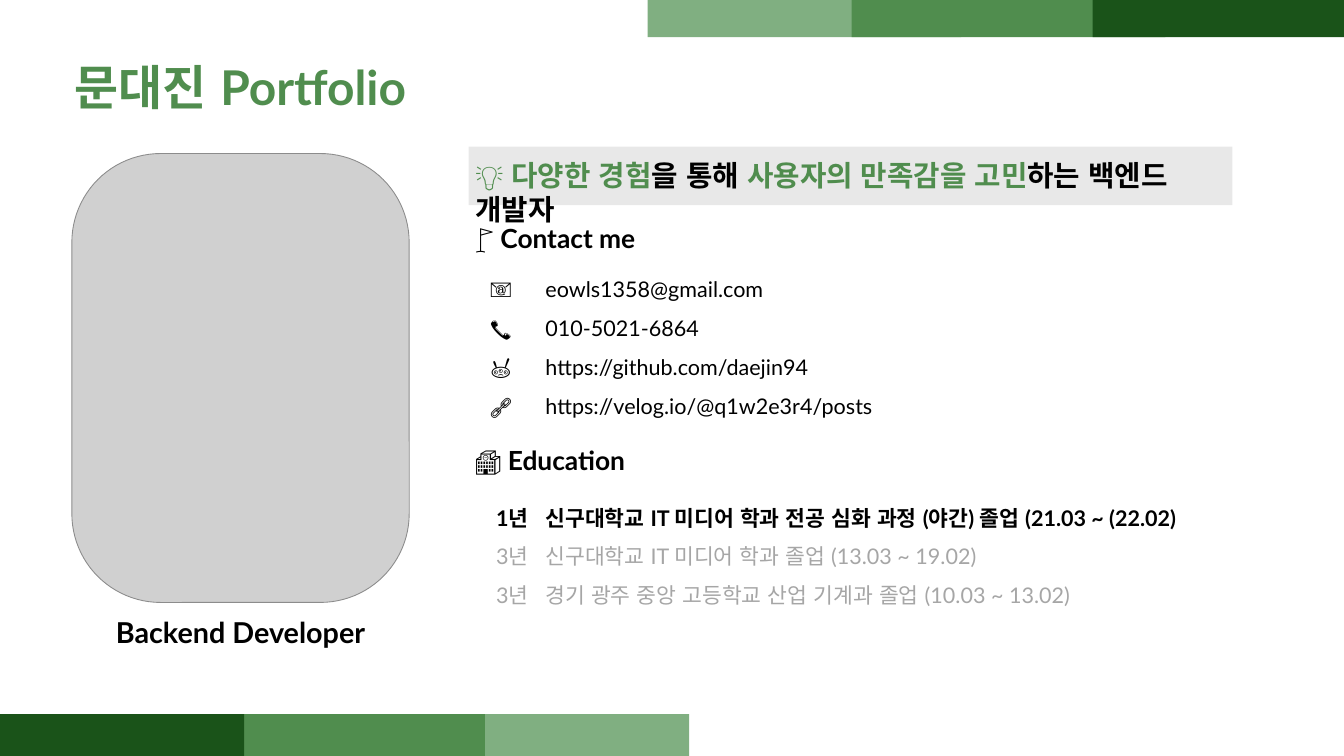
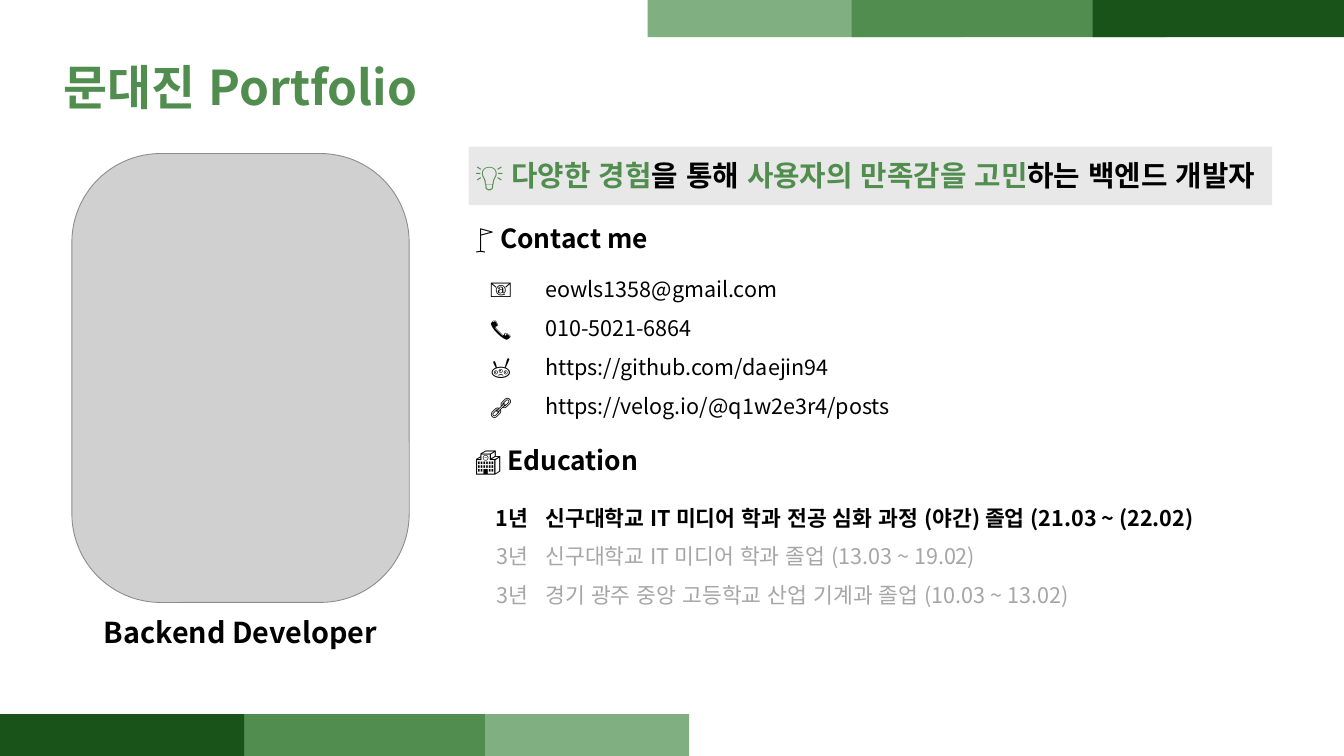
Before and after one commit to daejin94/daejin_port_folio, a slide deck: slide 1 of 문대진_포트폴리오용.pptx. Drawn at 1344x756 pixels with LibreOffice and Linux fonts; fonts in the diff are those of the drawing; grey boxes stand for pictures. Boxes give left, top, right and bottom in pixels: in the first picture for what was removed or moved away, otherwise in the second. Text is boxed around its words. In the diff, an @@ line names an element or a change of style, - is before the commit and + after.

```diff
--- a/문대진_포트폴리오용.pptx
+++ b/문대진_포트폴리오용.pptx
@@ text "문대진 Portfolio": place and size @@
-text "문대진 Portfolio" at <box>75,65,406,109</box>
+text "문대진 Portfolio" at <box>64,65,417,109</box>
@@ rectangle: place and size @@
-rectangle at <box>469,147,1233,205</box>
+rectangle at <box>469,147,1272,205</box>
@@ font Lato to Noto Sans CJK KR in 8 elements at <box>500,228,648,249</box>, <box>545,280,889,419</box>, <box>508,448,638,471</box>, <box>104,620,377,650</box>, <box>496,508,529,604</box>, <box>545,507,1193,607</box>, <box>64,65,417,109</box>, <box>512,161,1255,189</box> @@
```
Also in this commit, not shown: 10 other slides changed, 7 other files.
